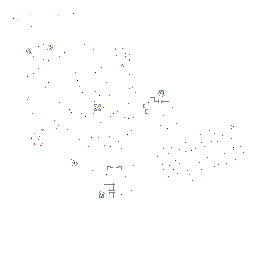
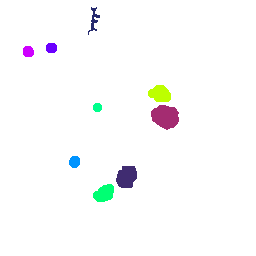
The second 256 × 256 image is a revision of the first. Changes to its layers:
showed "subzones", painted on it over [23, 7, 179, 202]
hid "stuff", painted on it over [13, 7, 244, 198]
